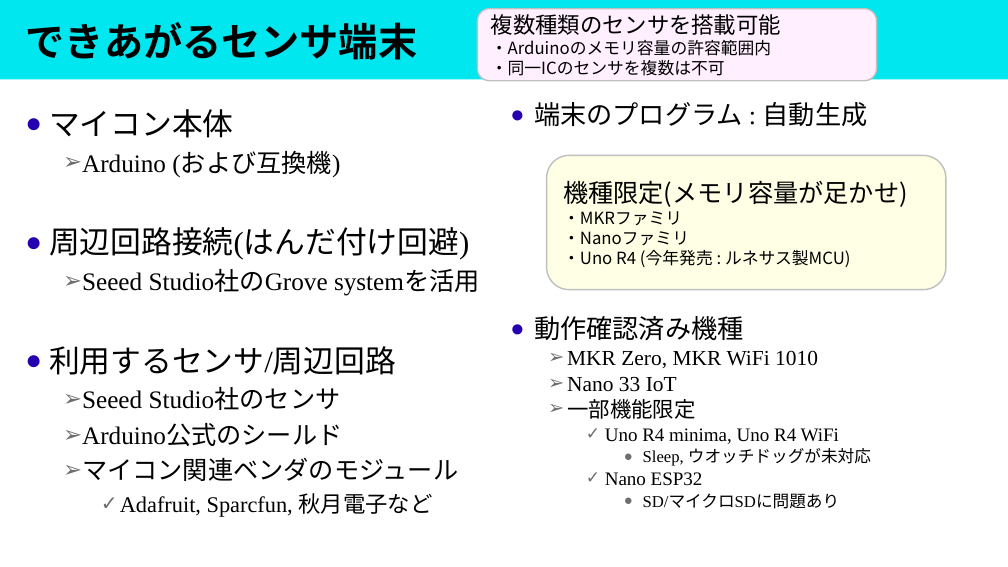
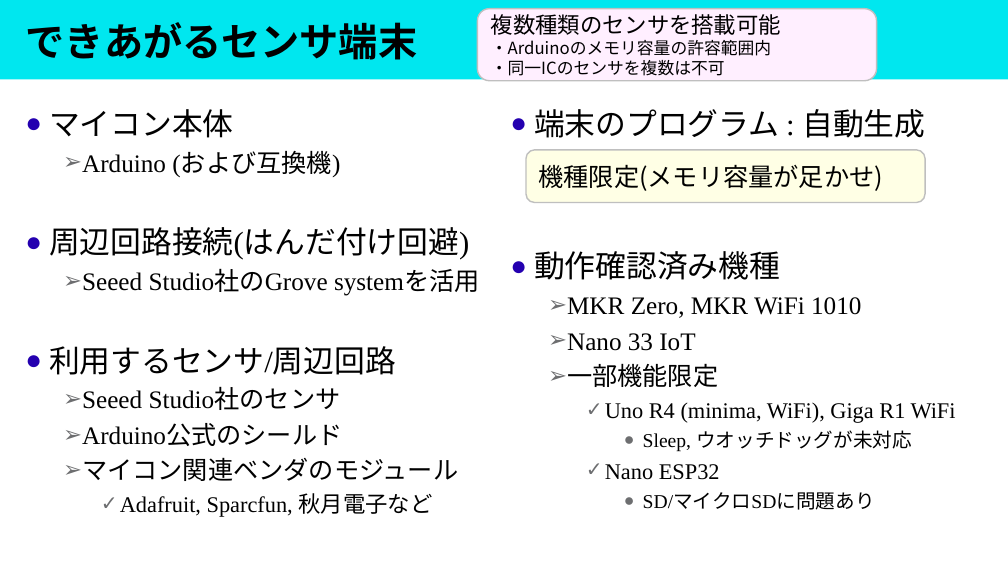
Before and after one commit to masaaki-noro/Gen_arduino_mqtt, a slide deck: slide 9 of Doc/Presentation/プロジェクト概要.pptx (slide 8 before the commit). Drawn at 1008x567 pixels with LibreOffice and Linux fonts; fonts in the diff are those of the drawing. Boxes give left, top, right and bottom in pixels: in the first picture for what was removed or moved away, otherwise in the second. Text is boxed around its words. In the diff, an @@ line names an element or a change of style, - is before the commit and + after.

Commit message:
new platform support.
a) Arduino Giga
b) Arduino Nano ESP32
c) Arduino Nano RP2040 Connect

```diff
--- a/Doc/Presentation/プロジェクト概要.pptx
+++ b/Doc/Presentation/プロジェクト概要.pptx
@@ text at bbox=[534, 109, 925, 510]: size 18.7 to 22 pt in "端末のプログラム : 自動生成", "動作確認済み機種"; size 15.3 to 18 pt in "MKR Zero, MKR WiFi 1010", "Nano 33 IoT", "一部機能限定"; size 11.9 to 14 pt in "Sleep, ウオッチドッグが未対応", "SD/マイクロSDに問題あり"; size 13.6 to 16 pt in "Nano ESP32"; line spacing 0.8 to 1 @@
@@ rounded rectangle "機種限定(メモリ容量が足かせ)": place and size @@
-rounded rectangle "機種限定(メモリ容量が足かせ)" at bbox=[546, 155, 946, 289]
+rounded rectangle "機種限定(メモリ容量が足かせ)" at bbox=[526, 150, 925, 203]
@@ text in rounded rectangle at bbox=[563, 211, 850, 267]: paragraphs removed @@
-・MKRファミリ
-・Nanoファミリ
-・Uno R4 (今年発売 : ルネサス製MCU)
@@ text at bbox=[605, 402, 956, 423]: text changed; size 13.6 to 16 pt @@
-    ✓ Uno R4 minima, Uno R4 WiFi
+    ✓ Uno R4 (minima, WiFi), Giga R1 WiFi
```
Also in this commit, not shown: 3 other slides changed, 5 slides added, 3 slides removed, 47 other files.
